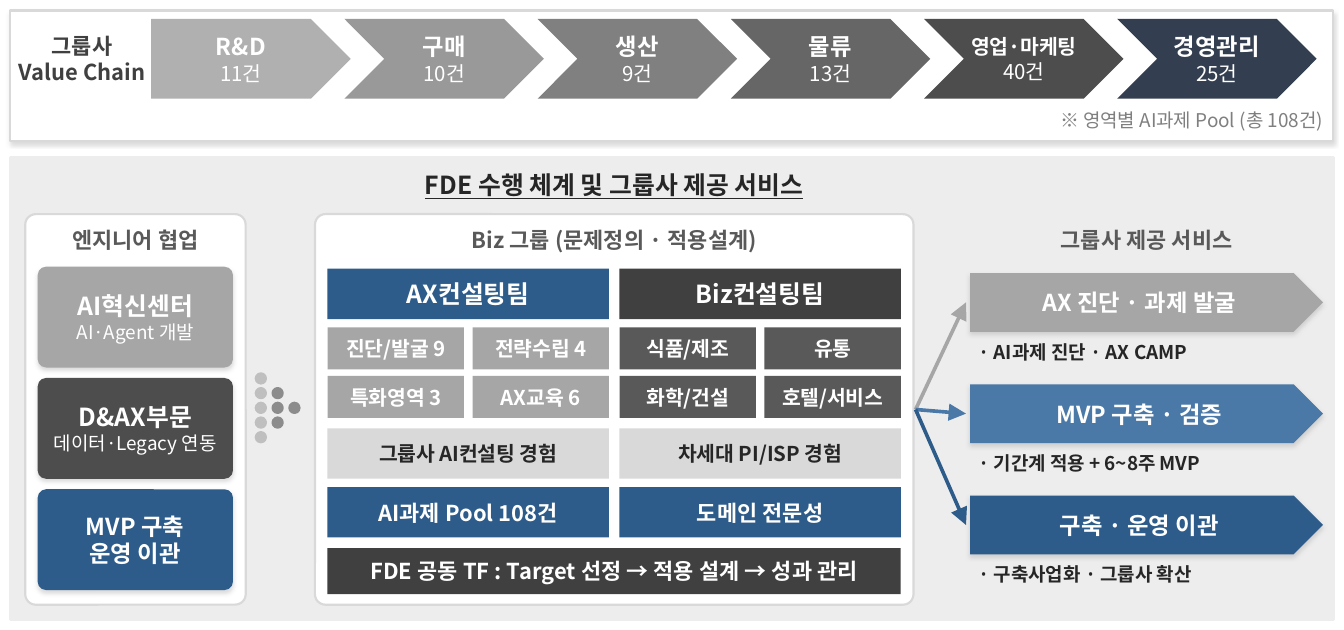
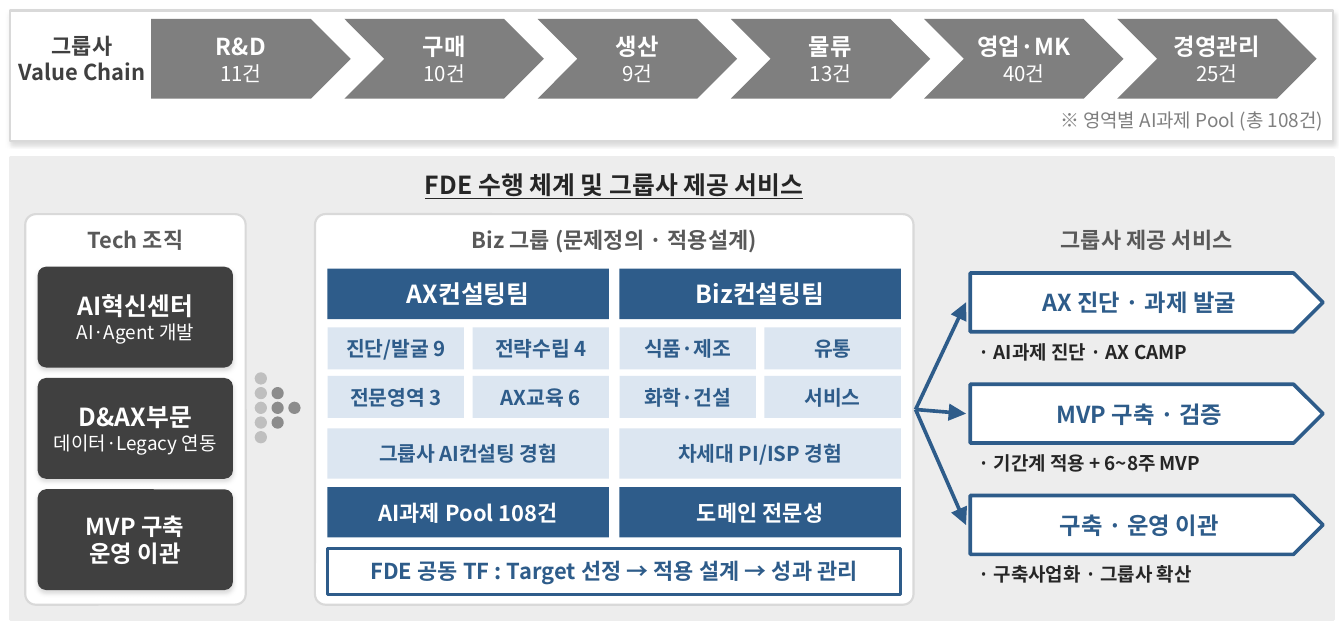
Before and after one commit to qhsghks9/qhsghks, a slide deck: slide 1 of FDE_공동TF_조직안_우측삽입용.pptx. Drawn at 1344x630 pixels with LibreOffice and Linux fonts; fonts in the diff are those of the drawing. Boxes give left, top, right and bottom in pixels: in the first picture for what was removed or moved away, otherwise in the second. Text is boxed around its words. In the diff, an @@ line names an element or a change of style, - is before the commit and + after.

```diff
--- a/FDE_공동TF_조직안_우측삽입용.pptx
+++ b/FDE_공동TF_조직안_우측삽입용.pptx
@@ pentagon arrow "R&D" at [151, 19, 351, 99]: fill #B0B0B0 to #7F7F7F @@
@@ chevron "구매" at [344, 19, 544, 99]: fill #999999 to #7F7F7F @@
@@ chevron "생산" at [538, 19, 737, 99]: fill #808080 to #7F7F7F @@
@@ chevron "물류" at [731, 19, 930, 99]: fill #666666 to #7F7F7F @@
@@ chevron "영업·MK" at [924, 19, 1124, 99]: fill #4D4D4D to #7F7F7F @@
@@ chevron "경영관리" at [1117, 19, 1317, 99]: fill #333F50 to #7F7F7F @@
@@ text in chevron at [977, 35, 1070, 57]: text changed; size 7 to 8 pt @@
-영업·마케팅
+영업·MK
@@ text at [87, 229, 183, 250]: text changed @@
-엔지니어 협업
+Tech 조직
@@ rounded rectangle "AI혁신센터" at [38, 267, 233, 368]: fill #A6A6A6 to #404040 @@
@@ rectangle "Biz컨설팅팀" at [620, 269, 901, 319]: fill #404040 to #2E5C8A @@
@@ pentagon arrow "AX 진단 · 과제 발굴" at [970, 273, 1323, 332]: text colour #FFFFFF to #2E5C8A; fill #A6A6A6 to #FFFFFF; outline none to #2E5C8A 1.25 pt; shadow off @@
@@ rectangle "유통" at [764, 328, 901, 370]: text colour #FFFFFF to #2E5C8A; fill #595959 to #DCE6F1 @@
@@ arrow (916, 410) - (966, 302): stroke #A6A6A6 1.25 pt to #2E5C8A 1.25 pt @@
@@ text in rectangle at [644, 339, 731, 358]: text changed; text colour #FFFFFF to #2E5C8A @@
-식품/제조
+식품·제조
@@ rectangle "전문영역 3" at [328, 376, 464, 418]: fill #A6A6A6 to #DCE6F1 @@
@@ text in rectangle at [350, 388, 442, 407]: text changed; text colour #FFFFFF to #2E5C8A @@
-특화영역 3
+전문영역 3
@@ text colour #FFFFFF to #2E5C8A; fill #A6A6A6 to #DCE6F1 in 3 elements at [328, 328, 464, 370], [472, 328, 609, 370], [472, 376, 609, 418] @@
@@ text in rectangle at [644, 388, 731, 407]: text changed; text colour #FFFFFF to #2E5C8A @@
-화학/건설
+화학·건설
@@ fill #595959 to #DCE6F1 in 3 elements at [620, 328, 756, 370], [620, 376, 756, 418], [764, 376, 901, 418] @@
@@ text in rectangle at [805, 388, 861, 407]: text changed; text colour #FFFFFF to #2E5C8A @@
-호텔/서비스
+서비스
@@ pentagon arrow "MVP 구축 · 검증" at [970, 384, 1323, 443]: text colour #FFFFFF to #2E5C8A; fill #4A79A8 to #FFFFFF; outline none to #2E5C8A 1.25 pt; shadow off @@
@@ arrow (916, 410) - (966, 414): stroke #4A79A8 1.25 pt to #2E5C8A 1.25 pt @@
@@ rectangle "그룹사 AI컨설팅 경험" at [328, 428, 609, 479]: text colour #262626 to #2E5C8A; fill #D9D9D9 to #DCE6F1 @@
@@ rectangle "차세대 PI/ISP 경험" at [620, 428, 901, 479]: text colour #262626 to #2E5C8A; fill #D9D9D9 to #DCE6F1 @@
@@ rounded rectangle "MVP 구축" at [38, 489, 233, 590]: fill #2E5C8A to #404040 @@
@@ pentagon arrow "구축 · 운영 이관" at [970, 496, 1323, 554]: text colour #FFFFFF to #2E5C8A; fill #2E5C8A to #FFFFFF; outline none to #2E5C8A 1.25 pt; shadow off @@
@@ rectangle "FDE 공동 TF : Target ..." at [328, 548, 901, 594]: text colour #FFFFFF to #2E5C8A; fill #404040 to #FFFFFF; outline none to #2E5C8A 1 pt @@
```
Also in this commit, not shown: 1 other file.
